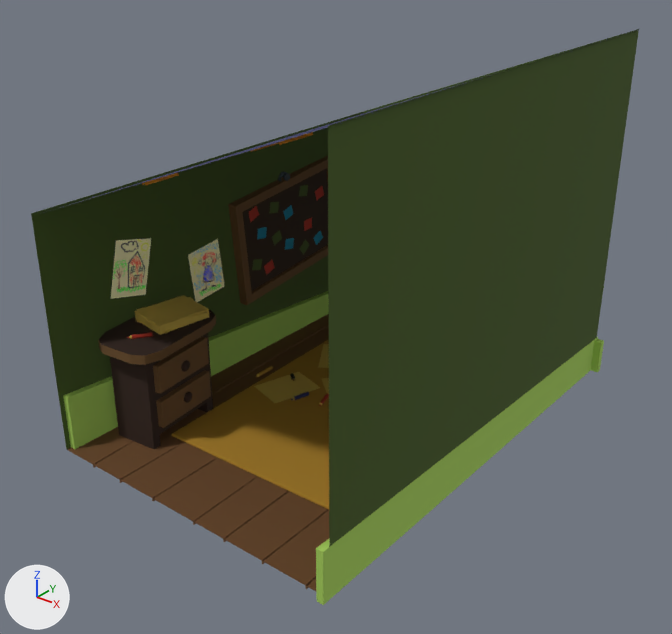
Before and after pictures for a commit that changed the COLLADA model Characters/Mitzie/Room/Mitzie_room.dae.
Rendered twice from a camera (50 mm lens) standing at (0.1098, -0.142, 0.1115) and looking at (0.0021, -0.0073, 0.028). The lights are fixed; the arrows at lower left show +X, +Y and +Z. Where no turn or scale is listed for an object, it has been applied to the vertices.

Script lines for the objects in view, before the commit:
```python
ob_drawer = bpy.data.objects.new('Drawer', me_drawermesh)
ob_drawer.location = (-0.0269, -0.0299, -0.1091)
ob_pcube20 = bpy.data.objects.new('pCube20', me_pcube20mesh)
ob_pcube20.location = (-0.0277, -0.0254, 0.026)
ob_pcylinder24 = bpy.data.objects.new('pCylinder24', me_pcylinder24mesh)
ob_pcylinder24.location = (-0.026, -0.0353, 0.0259)
ob_pplane20 = bpy.data.objects.new('pPlane20', me_pplane20mesh)
ob_pplane20.location = (-0.0154, -0.0033, 0.0033)
ob_pplane23 = bpy.data.objects.new('pPlane23', me_pplane23mesh)
ob_pplane23.location = (-0.0275, -0.0254, 0.0259)
ob_pplane24 = bpy.data.objects.new('pPlane24', me_pplane24mesh)
ob_pplane24.location = (-0.0275, -0.0254, 0.0273)
ob_pplane26 = bpy.data.objects.new('pPlane26', me_pplane26mesh)
ob_pplane26.location = (-0.0275, -0.0248, 0.0265)
# also in view: 'polySurface13' at (0.0005, -0.0006, 0.0087); 'polySurface5' at (0.0, 0.0, 0.042); 'pPlane1' at (-0.035, -0.0079, 0.0286); 'pCylinder18' at (0.0001, 0.0, 0.0674); 'polySurface9' at (0.0, 0.0, 0.003)
```
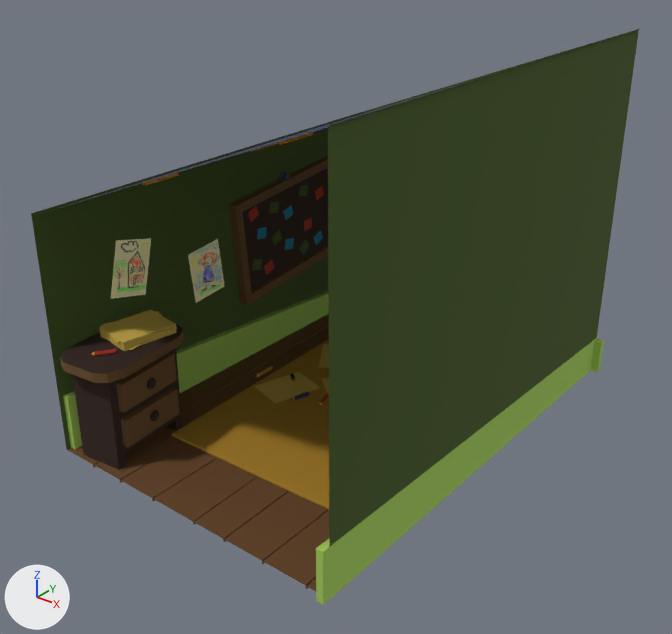
Edits to the bpy script that builds the scene:
```text
Change ob_drawer:
    ob_drawer.location: (-0.0269, -0.0299, -0.1091) -> (-0.0269, -0.0392, -0.1091)
Change ob_pcube20:
    ob_pcube20.location: (-0.0277, -0.0254, 0.026) -> (-0.0277, -0.0347, 0.026)
Change ob_pplane23:
    ob_pplane23.location: (-0.0275, -0.0254, 0.0259) -> (-0.0275, -0.0346, 0.0259)
Change ob_pplane24:
    ob_pplane24.location: (-0.0275, -0.0254, 0.0273) -> (-0.0275, -0.0346, 0.0273)
Change ob_pplane26:
    ob_pplane26.location: (-0.0275, -0.0248, 0.0265) -> (-0.0275, -0.034, 0.0265)
Change ob_pcylinder24:
    ob_pcylinder24.location: (-0.026, -0.0353, 0.0259) -> (-0.026, -0.0446, 0.0259)
```

What differs and where, as boxes [x1, y1, x2, y2] in the pictures (672 x 634 px):
'Drawer', moved: before [98, 310, 216, 449]; after [60, 324, 184, 470]
'pCube20', moved: before [135, 295, 209, 335]; after [99, 310, 177, 351]
'pCylinder24', moved: before [127, 332, 153, 339]; after [90, 349, 117, 356]
'pPlane24', moved: before [136, 297, 208, 326]; after [101, 311, 174, 342]
'pPlane23', moved: before [136, 320, 185, 333]; after [100, 335, 151, 350]
